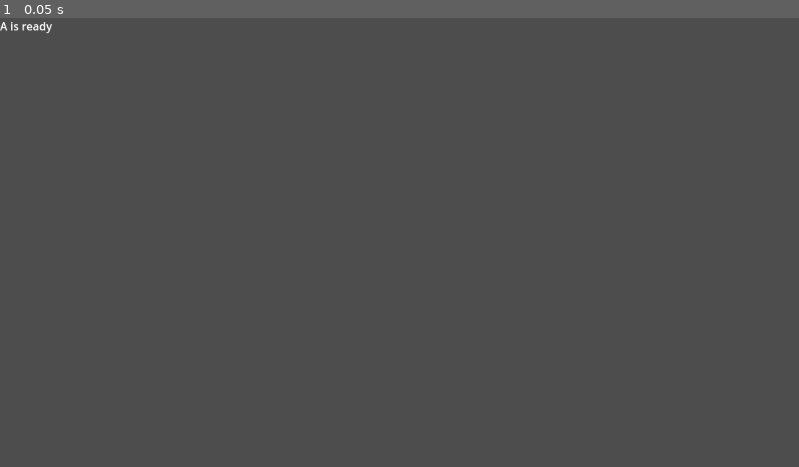
Above: before the commit, frame 1.
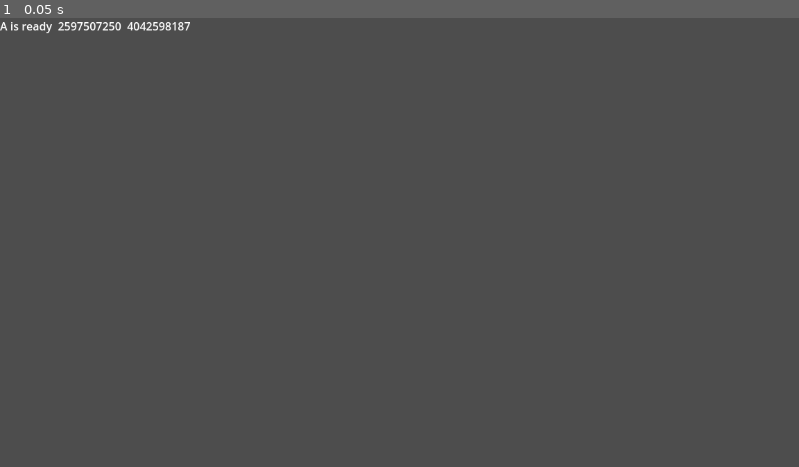
Above: after the commit, the same moment.

Repository: Rito13/GDScript-Interfaces-addon
Game: Godot game, scene res://test1.tscn
The game is run twice, just before and just after one commit, with the same random seed, the same clock (stepped at 60 frames per second) and the same inputs.
Inputs:
- Up to frame 1 (0.05 s): no input

The runs differ from the first frame. In frame 1, 0.2% of the frame differs, in the area x 7-24%, y 0-3%.
Error before the commit: Invalid type in function 'use' in base 'Node (main.gd)'. The Object-derived class of argument 1 (Label (A)) is not a subclass of the expected argument class. (…

Commit message:
Arrays
Allowed for static typing arrays with interfaces and so dictionaries.

Diff:
--- a/main.gd
+++ b/main.gd
@@ -1,16 +1,18 @@
 extends Node
 
-var test : I6 # comment
+var test      # comment
+var test_array            = []
+var test_dict #                       = {}
 @export var s : A.SubR
 
-func use(i:I,_b:='lol'):
+func use(i  ,_b:='lol'):
 	i.foo()
 	i.bar(randi())
 	if _b == "return":
 		return
 	var s = i
 
-## the argument i of type: 	I4  is ver important
+## the argument i of type  	    is ver important
 
 func _ready() -> void:
 	var a := A.new()
@@ -19,4 +21,13 @@
 	use(Interfaces.as_interface(a),"return")
 	#test = Interfaces.an_enumeration.MINUS_TWO
 	print(Interfaces.implements($Node2,"BasicInterface"))
-	print("Main: I, J, K, L")
+	print("Main   , J, K, L")
+
+	print("")
+
+	for i in [1,3,4,7]:
+		test_array.append(A.new())
+		var inter   = test_array[len(test_array)-1]
+		inter.bar(i)
+
+#23-' I6'53-' Array[I]'84-' Dictionary[String,I]'146-'I'252-' 	I4'519-' I'610-'I'
Not shown, changed: addons/gdscript-interfaces/gdscript-interfaces.gd
Not shown, changed: addons/gdscript-interfaces/plugin.cfg
Not shown, changed: README.md
